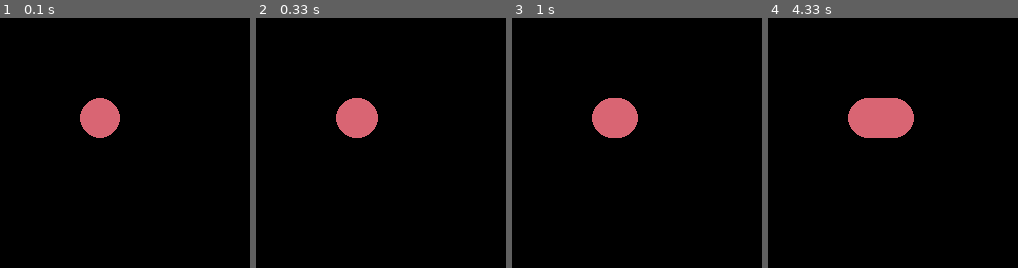
Above: before the commit, frames 1-4 (left to right).
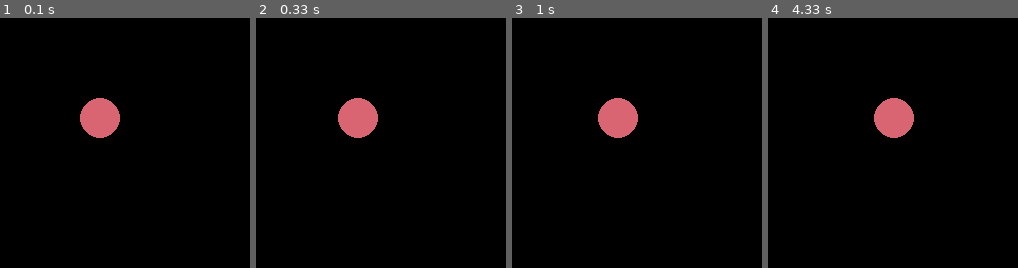
Above: after the commit, the same moments.

Repository: sagieppel/PyGame-Toturial
Game: pygame game, started from Lesson2.py
The game is run twice, just before and just after one commit, with the same random seed, the same clock (stepped at 60 frames per second) and the same inputs.
Inputs:
- Up to frame 1 (0.1 s): no input
- Up to frame 2 (0.33 s): no input
- Up to frame 3 (1 s): no input
- Up to frame 4 (4.33 s): no input
The pictures show only the part of the screen within x 0-50%, y 0-50%; the shares and areas given below are measured in that part.

Frame 1 is identical in both runs. In frame 2, 0.1% of the frame differs, in the area x 32-40%, y 32-48%; in frame 3, 0.4%; in frame 4, 1.7%, in the area x 32-49%, y 32-48%.

Commit message:
Update Lesson2.py

Diff:
--- a/Lesson2.py
+++ b/Lesson2.py
@@ -14,7 +14,8 @@
 #------------------Draw a circle--------------------------------------------------------
 def drawcircle(circle):
     #circle["size"]=circle["size"]+0.1
-    circle["x"]=circle["x"]+0.1
+
+    circle["x"] = circle["x"]+0.1
     pygame.draw.circle(screen, [circle["red"],circle["green"],circle["blue"]], [int(circle["x"]),circle["y"]], int(circle["size"]))
 
 
@@ -30,6 +31,7 @@
   pygame.event.get()
 
   x,y = pygame.mouse.get_pos() # Get position of the mouse
+  pygame.Surface.fill(screen,(0,0,0))
 
   drawcircle(circle)
   pygame.display.update()
